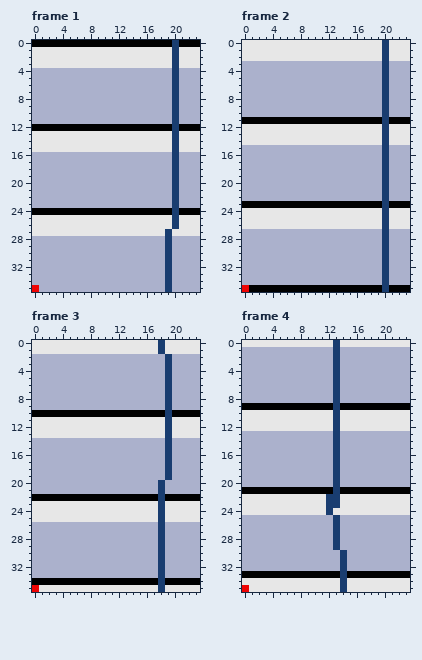
Pixel-art file, stored at resources/block_ase_files/escalator_north_up.ase. Above, as it was before the edit.
24x36 pixels, 12 frames. Shown: frame 1, frame 2, frame 3, frame 4. The commit also changed other frames, which this record leaves out.
After the commit:
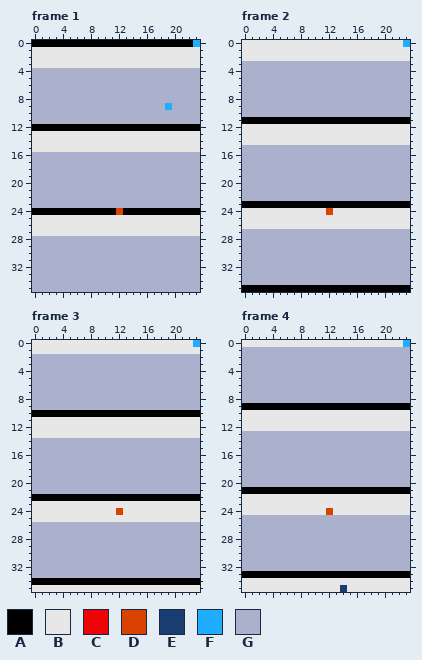
Palette (. is transparent): A #000000  B #e7e7e7  C #ee0404  D #da4200  E #193d70  F #1fadff  G #abb1cc
Edits made:
Changed rows in their new state; - is an unchanged pixel.
Frame 1, layers "pivot", "pixels":
first column x 0:
 0 --------------------A--F
 1 --------------------B---
 2 --------------------B---
 3 --------------------B---
 4 --------------------G---
 5 --------------------G---
 6 --------------------G---
 7 --------------------G---
 8 --------------------G---
 9 -------------------FG---
10 --------------------G---
11 --------------------G---
12 --------------------A---
13 --------------------B---
14 --------------------B---
15 --------------------B---
16 --------------------G---
17 --------------------G---
18 --------------------G---
19 --------------------G---
20 --------------------G---
21 --------------------G---
22 --------------------G---
23 --------------------G---
24 ------------D-------A---
25 --------------------B---
26 --------------------B---
27 -------------------B----
28 -------------------G----
29 -------------------G----
30 -------------------G----
31 -------------------G----
32 -------------------G----
33 -------------------G----
34 -------------------G----
35 G------------------G----
Frame 2, layers "pivot", "pixels":
first column x 0:
 0 --------------------B--F
 1 --------------------B---
 2 --------------------B---
 3 --------------------G---
 4 --------------------G---
 5 --------------------G---
 6 --------------------G---
 7 --------------------G---
 8 --------------------G---
 9 --------------------G---
10 --------------------G---
11 --------------------A---
12 --------------------B---
13 --------------------B---
14 --------------------B---
15 --------------------G---
16 --------------------G---
17 --------------------G---
18 --------------------G---
19 --------------------G---
20 --------------------G---
21 --------------------G---
22 --------------------G---
23 --------------------A---
24 ------------D-------B---
25 --------------------B---
26 --------------------B---
27 --------------------G---
28 --------------------G---
29 --------------------G---
30 --------------------G---
31 --------------------G---
32 --------------------G---
33 --------------------G---
34 --------------------G---
35 A-------------------A---
Frame 3, layers "pivot", "pixels":
first column x 0:
 0 ------------------B----F
 1 ------------------B-----
 2 -------------------G----
 3 -------------------G----
 4 -------------------G----
 5 -------------------G----
 6 -------------------G----
 7 -------------------G----
 8 -------------------G----
 9 -------------------G----
10 -------------------A----
11 -------------------B----
12 -------------------B----
13 -------------------B----
14 -------------------G----
15 -------------------G----
16 -------------------G----
17 -------------------G----
18 -------------------G----
19 -------------------G----
20 ------------------G-----
21 ------------------G-----
22 ------------------A-----
23 ------------------B-----
24 ------------D-----B-----
25 ------------------B-----
26 ------------------G-----
27 ------------------G-----
28 ------------------G-----
29 ------------------G-----
30 ------------------G-----
31 ------------------G-----
32 ------------------G-----
33 ------------------G-----
34 ------------------A-----
35 B-----------------B-----
Frame 4, layers "pivot", "pixels":
first column x 0:
 0 -------------B---------F
 1 -------------G----------
 2 -------------G----------
 3 -------------G----------
 4 -------------G----------
 5 -------------G----------
 6 -------------G----------
 7 -------------G----------
 8 -------------G----------
 9 -------------A----------
10 -------------B----------
11 -------------B----------
12 -------------B----------
13 -------------G----------
14 -------------G----------
15 -------------G----------
16 -------------G----------
17 -------------G----------
18 -------------G----------
19 -------------G----------
20 -------------G----------
21 -------------A----------
22 ------------BB----------
23 ------------BB----------
24 ------------D-----------
25 -------------G----------
26 -------------G----------
27 -------------G----------
28 -------------G----------
29 -------------G----------
30 --------------G---------
31 --------------G---------
32 --------------G---------
33 --------------A---------
34 --------------B---------
35 B-----------------------
